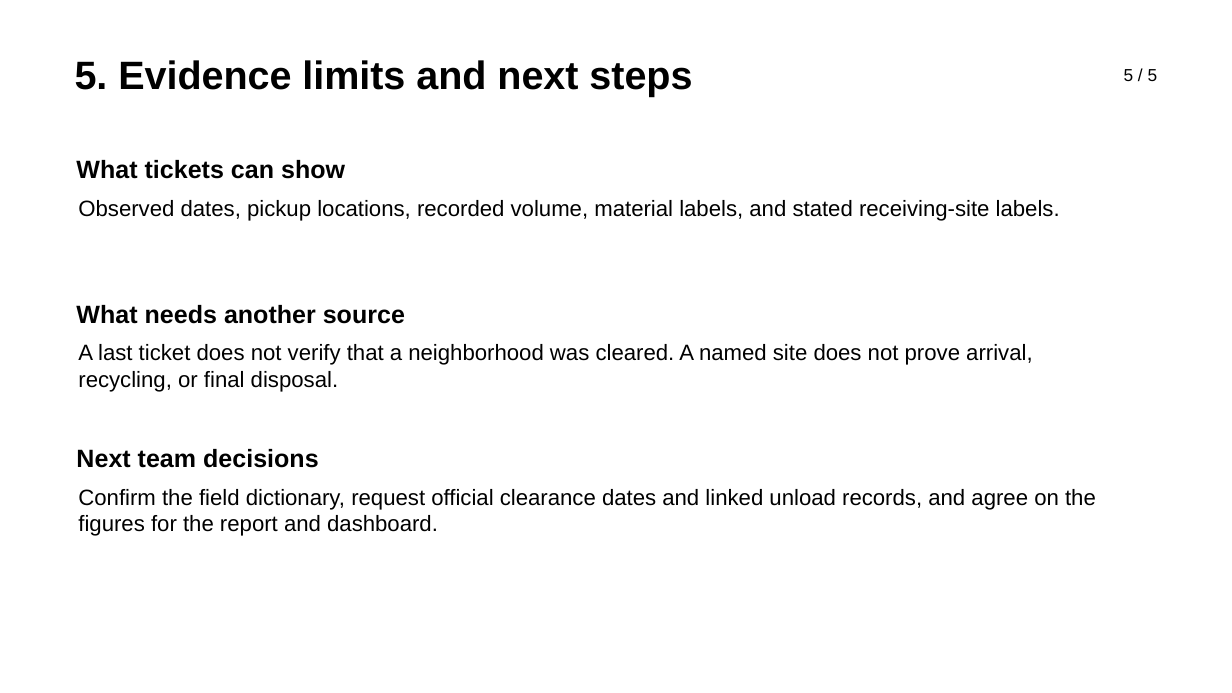
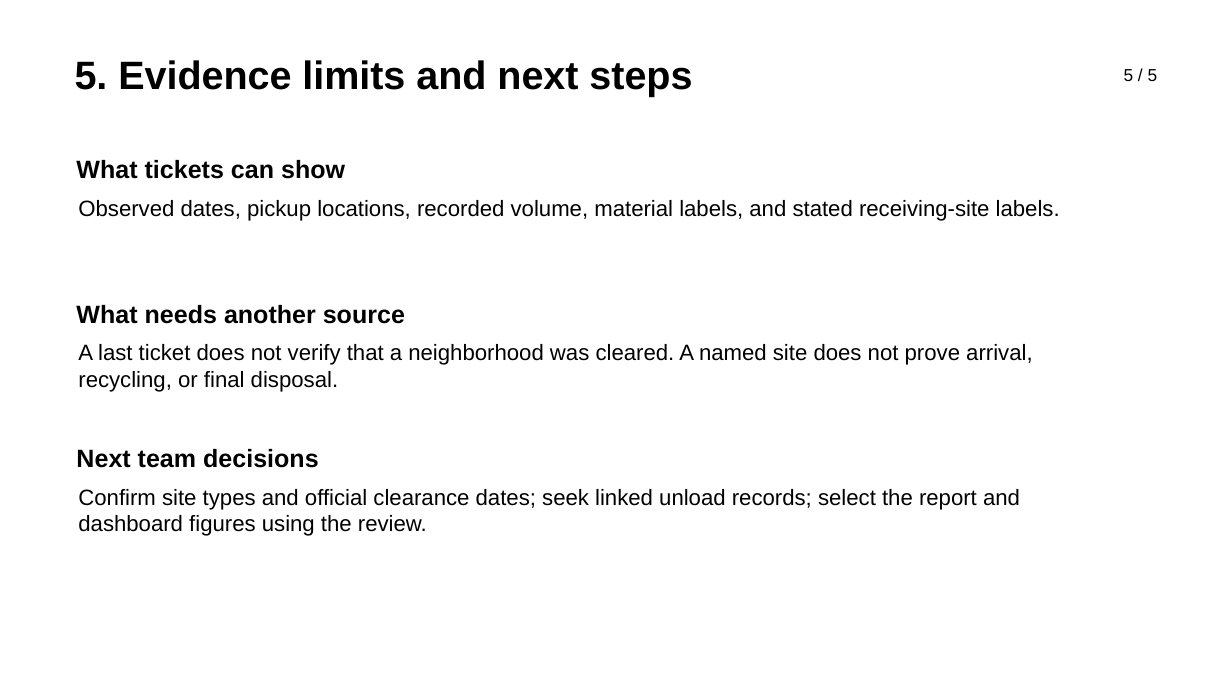
Before and after one commit to m-ark-han/Ticket-Data-Visualizations, a slide deck: slide 5 of presentation/DebrisInsight_five_slide_draft.pptx. Drawn at 1232x693 pixels with LibreOffice and Linux fonts; fonts in the diff are those of the drawing. Boxes give left, top, right and bottom in pixels: in the first picture for what was removed or moved away, otherwise in the second. Text is boxed around its words. In the diff, an @@ line names an element or a change of style, - is before the commit and + after.

```diff
--- a/presentation/DebrisInsight_five_slide_draft.pptx
+++ b/presentation/DebrisInsight_five_slide_draft.pptx
@@ text at bbox=[78, 489, 1020, 536]: text changed @@
-Confirm the field dictionary, request official clearance dates and linked unload records, and agree on the figures for the report and dashboard.
+Confirm site types and official clearance dates; seek linked unload records; select the report and dashboard figures using the review.
```
Also in this commit, not shown: 4 other slides changed, 9 other files.
